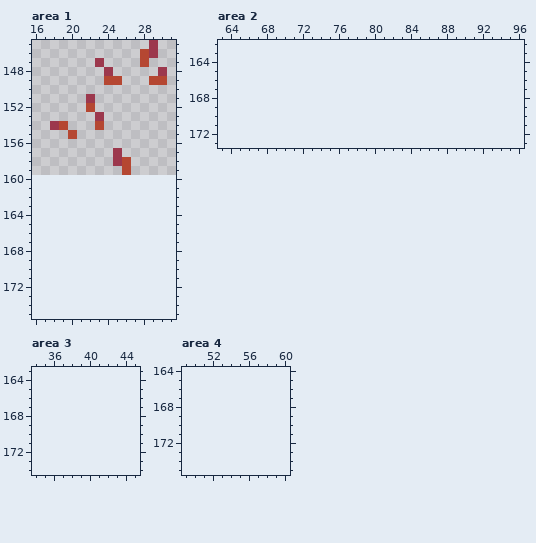
One commit to this pixel-art file: assets/art/tiles/green_land/decor_tiles.aseprite. The first picture shows the starting point.
896x160 pixels, 1 frame. Colours within 5 levels of each other are drawn and written as one. Shown: area 1: x 16..31, y 145..175; area 2: x 63..96, y 162..173; area 3: x 34..45, y 163..174; area 4: x 49..60, y 164..175. The old version is drawn lined up with the new one, on the new canvas. The commit also changed other parts of the picture, which this record leaves out.
Once edited:
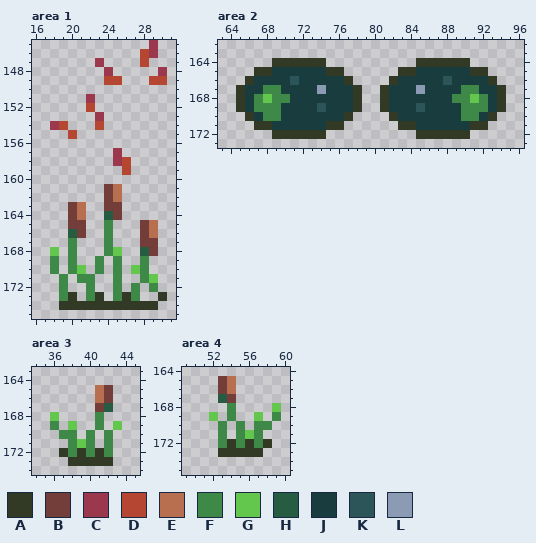
Palette (. is transparent): A #323a26  B #733e39  C #9c384d  D #b54732  E #b86f50  F #3e8948  G #63c74d  H #265c42  J #193c3e  K #2b5558  L #8b9bb4
From old to new:
canvas 896x160 -> 896x176
Changed rows in their new state; - is an unchanged pixel.
Area 1:
first column x 18:
161 ------BE-----
162 ------BE-----
163 --BE--BB-----
164 --BE--HB-----
165 --BB--F---BE-
166 --HB--F---BE-
167 --F---F---BB-
168 G-F---FG--HB-
169 F-F--F-F--F--
170 F-FG-F-F-GF--
171 -F-FF--F--FG-
172 -F--F--F-F-F-
173 -FA-FA-FAF--A
174 -AAAAAAAAAAA-
Area 2:
first column x 65:
164 ----AAAAAA----------AAAAAA----
165 --AAJJJJJJAA------AAJJJJJJAA--
166 -AJJJJKJJJJJA----AJJJJJKJJJJA-
167 AJJFFJJJJLJJJA--AJJJLJJJJFFJJA
168 AJFGFFJJJJJJJA--AJJJJJJJFFGFJA
169 AJFFFJJJJKJJJA--AJJJKJJJJFFFJA
170 -AJFFJJJJJJJA----AJJJJJJJFFJA-
171 --AAJJJJJJAA------AAJJJJJJAA--
172 ----AAAAAA----------AAAAAA----
Area 3:
first column x 36:
165 -----EB-
166 -----EB-
167 -----BH-
168 G----F--
169 F-G--F-G
170 -FF-F-F-
171 --FGF-F-
172 -AFAFAF-
173 --AAAAA-
Area 4:
first column x 52:
165 -BE-----
166 -BE-----
167 -HB-----
168 --F----G
169 G-F--G-F
170 -F-F-FF-
171 -F-FGF--
172 -FAFAFA-
173 -AAAAA--
Pixel boxes of the changes (left, top, right, bottom) in both pictures:
added: (50, 184, 167, 310)
added: (236, 58, 506, 139)
added: (50, 385, 122, 466)
added: (209, 376, 281, 457)
